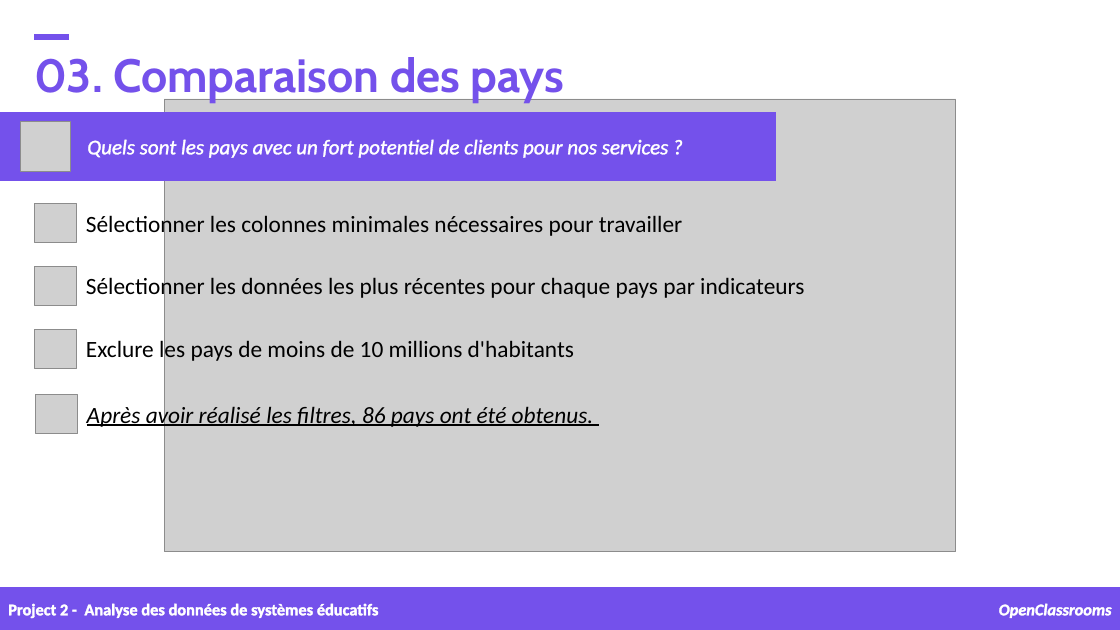
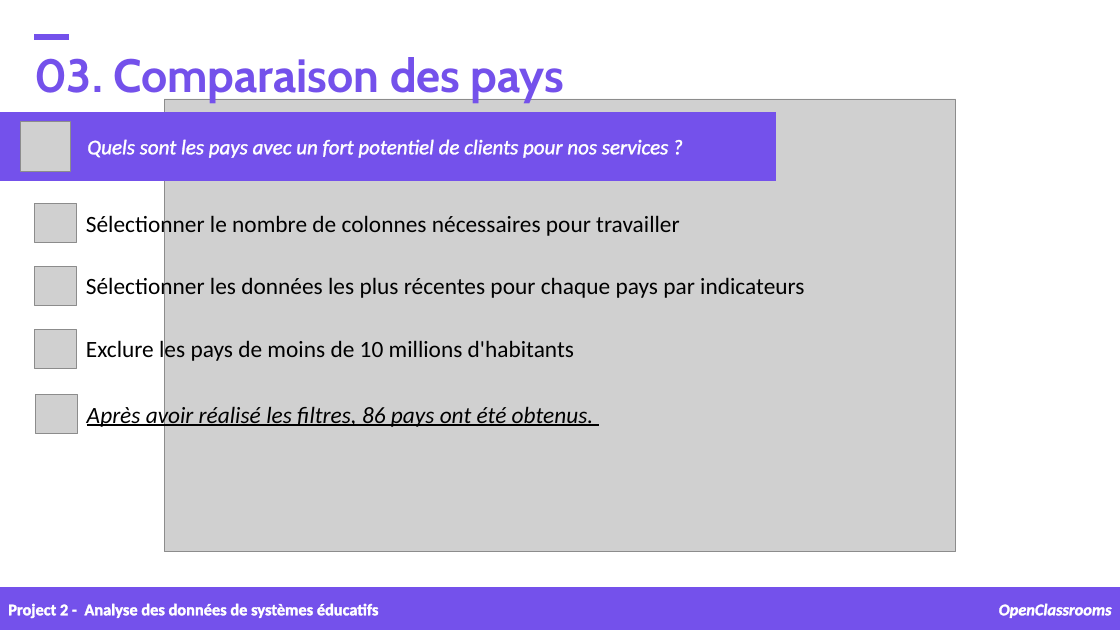
Before and after one commit to samirhinojosa/OC-P2-education-statistics, a slide deck: slide 13 of supports/P2_02_presentation v2 - final.pptx. Drawn at 1120x630 pixels with LibreOffice and Linux fonts; fonts in the diff are those of the drawing; grey boxes stand for pictures; background and template pictures are left out. Boxes give left, top, right and bottom in pixels: in the first picture for what was removed or moved away, otherwise in the second. Text is boxed around its words. In the diff, an @@ line names an element or a change of style, - is before the commit and + after.

```diff
--- a/supports/P2_02_presentation v2 - final.pptx
+++ b/supports/P2_02_presentation v2 - final.pptx
@@ text at box(86, 212, 679, 238): text changed @@
-Sélectionner les colonnes minimales nécessaires pour travailler
+Sélectionner le nombre de colonnes nécessaires pour travailler
```
Also in this commit, not shown: 8 other slides changed, 5 other files.
